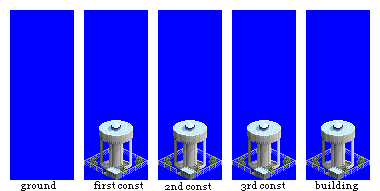
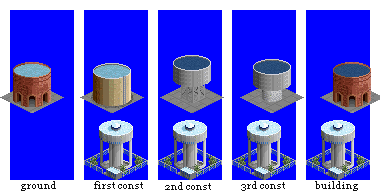
Layer changes from the first 380px x 191px image to the second:
added layer "Capa pegada" above "WATER_TOWER_SNOW" over 0, 55, 380, 113
